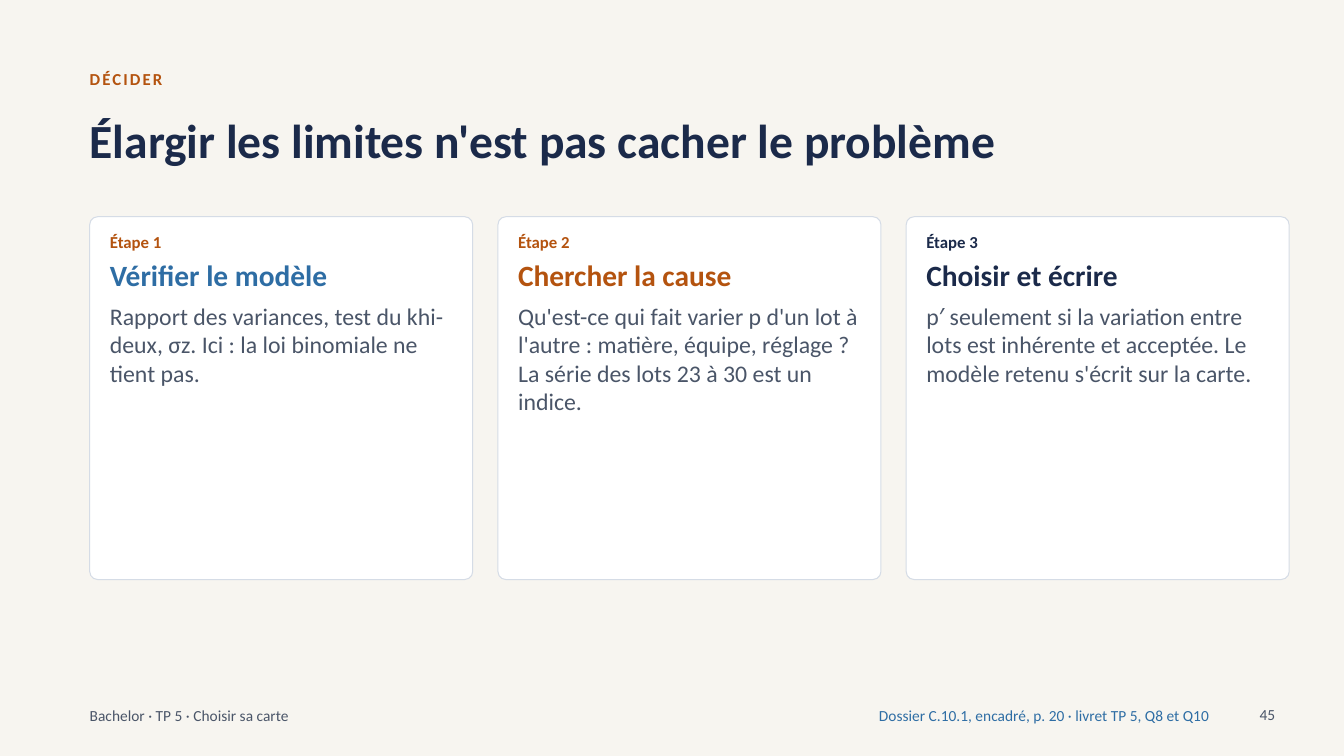
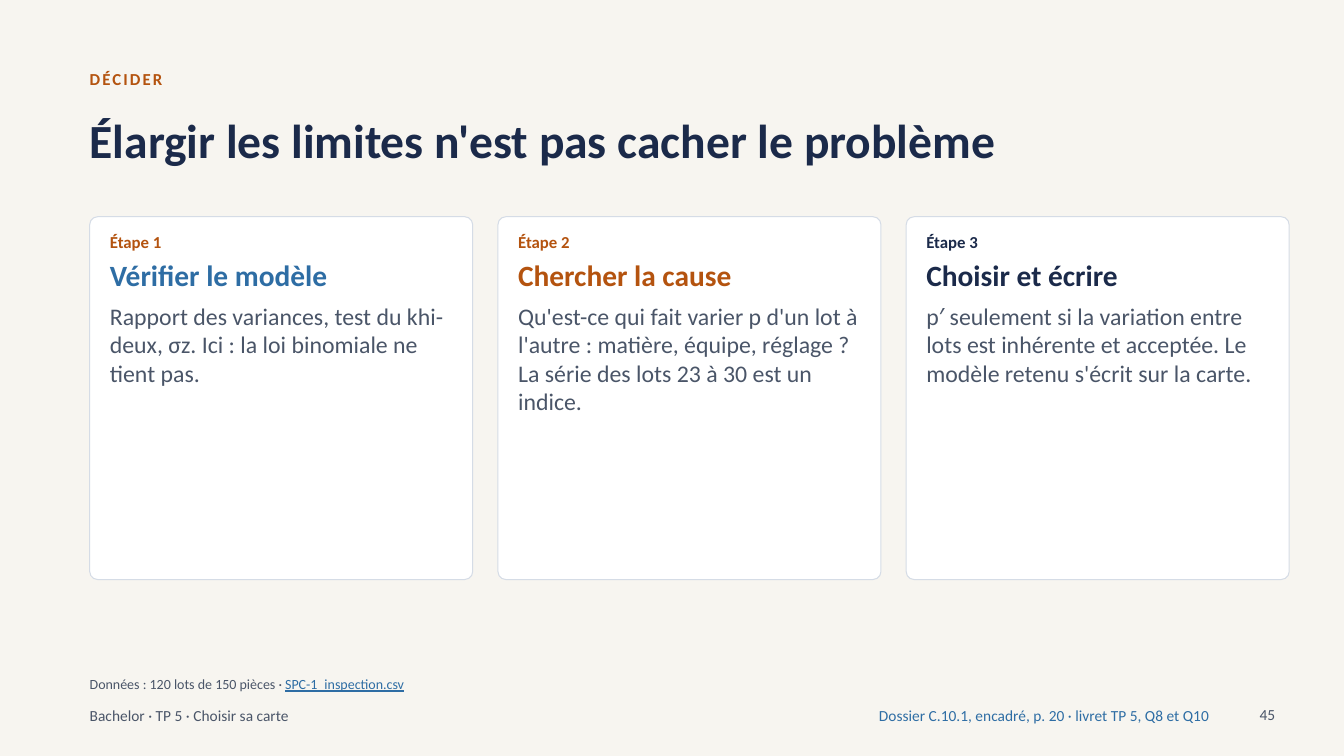
Before and after one commit to sjaubert/000_OI, a slide deck: slide 45 of SPC/Capabilite_SPC_Bachelor.pptx. Drawn at 1344x756 pixels with LibreOffice and Linux fonts; fonts in the diff are those of the drawing. Boxes give left, top, right and bottom in pixels: in the first picture for what was removed or moved away, otherwise in the second. Text is boxed around its words. In the diff, an @@ line names an element or a change of style, - is before the commit and + after.

```diff
--- a/SPC/Capabilite_SPC_Bachelor.pptx
+++ b/SPC/Capabilite_SPC_Bachelor.pptx
@@ text added at (x1=90, y1=679, x2=404, y2=692), 10 pt, text #4A5568 @@
+Données : 120 lots de 150 pièces · SPC-1_inspection.csv
```
Also in this commit, not shown: 23 other slides changed.
